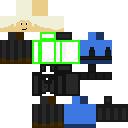
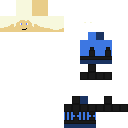
Layer changes from the first (128, 128) image to the second:
renamed "skin.png copy" to "skin.png copy #1", painted on it over [0, 0, 128, 128]
showed "skin.png", painted on it over [0, 0, 128, 128]